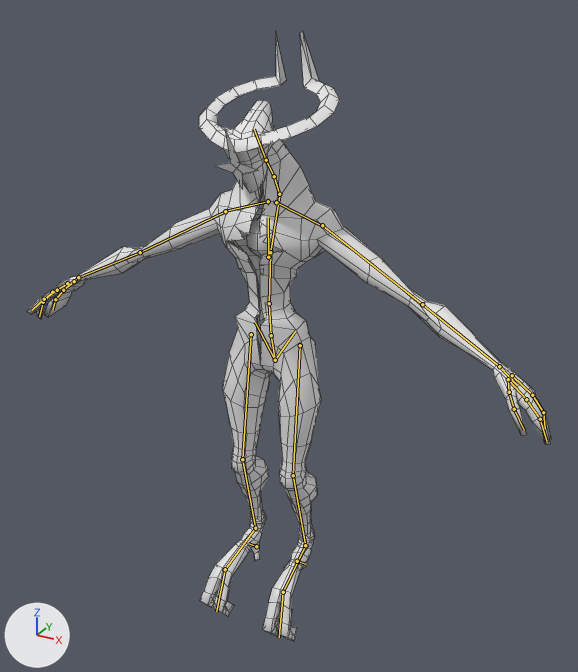
Renders of the Blender file Blender Files/CharacterAssets/StarChild/StarChild_Walker_Rigv1.blend from each side of a commit.
Rendered twice from a 50 mm camera at (2.68, -4.56, 4.46) aimed at (0.19, -0.04, 2.21). Lighting does not change. The marker at lower left points along +X, +Y and +Z. The first picture is the older version. Both versions are drawn at frame 1 of the action 'RigAction'; the numbers are the values there. The bones that bend it are drawn over the model as lines. Mesh edges are drawn as thin lines.

Objects in the first picture: 'StarChild'.
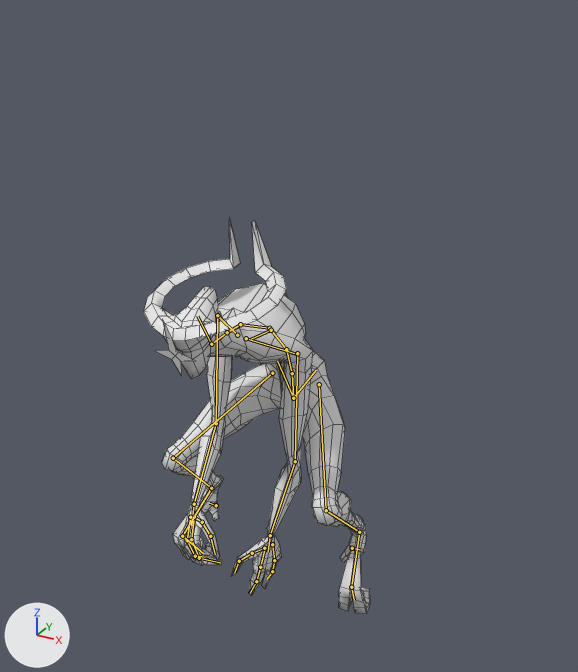
Commit message: StarChild Place Holder Animations

The change in detail:
Bone 'spine' (bone_spine) moves from (0.0, 0.0, 0.0) to (0.0, -0.271, -0.081).
Bone 'spine' (bone_spine) turns from (0, 0, 0) to (-10, 0, 0) degrees about its own x, y and z.
Bone 'spine.001' (bone_spine_001) turns from (0, 0, 0) to (26, 0, 0) degrees about its own x, y and z.
Bone 'spine.002' (bone_spine_002) turns from (0, 0, 0) to (31, 0, 0) degrees about its own x, y and z.
Bone 'spine.003' (bone_spine_003) turns from (0, 0, 0) to (39, -7, -5) degrees about its own x, y and z.
Bone 'spine.004' (bone_spine_004) turns from (0, 0, 0) to (-24, 0, 0) degrees about its own x, y and z.
Bone 'spine.005' (bone_spine_005) turns from (0, 0, 0) to (-2, 0, 0) degrees about its own x, y and z.
Bone 'spine.006' (bone_spine_006) turns from (0, 0, 0) to (-67, 9, -1) degrees about its own x, y and z.
Bone 'shoulder.L' (bone_shoulder_l) turns from (0, 0, 0) to (-12, 2, -6) degrees about its own x, y and z.
Bone 'upper_arm.L' (bone_upper_arm_l) turns from (0, 0, 0) to (78, -17, -30) degrees about its own x, y and z.
Bone 'forearm.L' (bone_forearm_l) turns from (0, 0, 0) to (23, -63, -29) degrees about its own x, y and z.
Bone 'hand.L' (bone_hand_l) turns from (0, 0, 0) to (5, 65, 27) degrees about its own x, y and z.
Bone 'f_index.01.L' (bone_f_index_01_l) turns from (0, 0, 0) to (-2, -6, -1) degrees about its own x, y and z.
Bone 'f_index.02.L' (bone_f_index_02_l) turns from (0, 0, 0) to (-9, -3, 7) degrees about its own x, y and z.
Bone 'thumb.01.L' (bone_thumb_01_l) turns from (0, 0, 0) to (-14, -8, 15) degrees about its own x, y and z.
Bone 'thumb.02.L' (bone_thumb_02_l) turns from (0, 0, 0) to (8, 10, -1) degrees about its own x, y and z.
Bone 'thumb.03.L' (bone_thumb_03_l) turns from (0, 0, 0) to (24, 25, 17) degrees about its own x, y and z.
Bone 'palm.02.L' (bone_palm_02_l) turns from (0, 0, 0) to (-1, 7, -6) degrees about its own x, y and z.
Bone 'f_middle.01.L' (bone_f_middle_01_l) turns from (0, 0, 0) to (-1, -8, -3) degrees about its own x, y and z.
Bone 'f_middle.02.L' (bone_f_middle_02_l) turns from (0, 0, 0) to (-11, -5, 9) degrees about its own x, y and z.
Bone 'shoulder.R' (bone_shoulder_r) turns from (0, 0, 0) to (-13, 0, 0) degrees about its own x, y and z.
Bone 'upper_arm.R' (bone_upper_arm_r) turns from (0, 0, 0) to (92, -2, -7) degrees about its own x, y and z.
Bone 'forearm.R' (bone_forearm_r) turns from (0, 0, 0) to (26, 2, -23) degrees about its own x, y and z.
Bone 'f_index.01.R' (bone_f_index_01_r) turns from (0, 0, 0) to (19, 7, -7) degrees about its own x, y and z.
Bone 'f_index.02.R' (bone_f_index_02_r) turns from (0, 0, 0) to (31, 2, -8) degrees about its own x, y and z.
Bone 'thumb.01.R' (bone_thumb_01_r) turns from (0, 0, 0) to (-19, 13, -12) degrees about its own x, y and z.
Bone 'thumb.02.R' (bone_thumb_02_r) turns from (0, 0, 0) to (20, -3, 12) degrees about its own x, y and z.
Bone 'thumb.03.R' (bone_thumb_03_r) turns from (0, 0, 0) to (17, -7, -11) degrees about its own x, y and z.
Bone 'f_middle.01.R' (bone_f_middle_01_r) turns from (0, 0, 0) to (19, 5, -7) degrees about its own x, y and z.
Bone 'f_middle.02.R' (bone_f_middle_02_r) turns from (0, 0, 0) to (31, 8, -5) degrees about its own x, y and z.
Bone 'ChestOrb' (bone_chestorb) is rescaled from (1.0, 1.0, 1.0) to (0.91, 0.91, 0.91).
Bone 'thigh.L' (bone_thigh_l) turns from (0, 0, 0) to (-34, -15, -20) degrees about its own x, y and z.
Bone 'shin.L' (bone_shin_l) turns from (0, 0, 0) to (76, 4, -3) degrees about its own x, y and z.
Bone 'foot.L' (bone_foot_l) turns from (0, 0, 0) to (-20, -11, 20) degrees about its own x, y and z.
Bone 'toe.L' (bone_toe_l) turns from (0, 0, 0) to (-41, 0, -3) degrees about its own x, y and z.
Bone 'thigh.R' (bone_thigh_r) turns from (0, 0, 0) to (-43, 14, 16) degrees about its own x, y and z.
Bone 'shin.R' (bone_shin_r) turns from (0, 0, 0) to (80, -5, 3) degrees about its own x, y and z.
Bone 'foot.R' (bone_foot_r) turns from (0, 0, 0) to (-6, 13, -21) degrees about its own x, y and z.
Bone 'toe.R' (bone_toe_r) turns from (0, 0, 0) to (-31, 1, -2) degrees about its own x, y and z.

Boxes (x1, y1, x2, y2) around the edits, measured in the pictures (578 x 672 px):
'StarChild', posed (57% narrower, 35% shorter)
    before: (27, 31, 551, 641)
    after: (144, 218, 370, 614)
bone 'spine', root to tip
    before: (275, 360) to (271, 335)
    after: (293, 398) to (292, 373)
bone 'spine.001', root to tip
    before: (271, 335) to (269, 303)
    after: (292, 373) to (286, 349)
bone 'spine.002', root to tip
    before: (269, 303) to (270, 252)
    after: (286, 349) to (269, 328)
bone 'spine.003', root to tip
    before: (270, 252) to (279, 196)
    after: (269, 328) to (241, 324)
bone 'spine.004', root to tip
    before: (279, 194) to (274, 176)
    after: (240, 324) to (227, 332)
bone 'spine.005', root to tip
    before: (274, 176) to (266, 160)
    after: (227, 332) to (211, 344)
bone 'spine.006', root to tip
    before: (266, 160) to (254, 129)
    after: (211, 344) to (197, 316)
bone 'shoulder.L', root to tip
    before: (276, 202) to (321, 225)
    after: (246, 338) to (296, 354)
bone 'upper_arm.L', root to tip
    before: (322, 225) to (422, 304)
    after: (297, 353) to (295, 461)
bone 'forearm.L', root to tip
    before: (422, 304) to (499, 366)
    after: (295, 461) to (270, 535)
bone 'hand.L', root to tip
    before: (499, 366) to (517, 385)
    after: (270, 535) to (268, 552)
bone 'f_index.01.L', root to tip
    before: (526, 399) to (540, 419)
    after: (260, 567) to (256, 581)
bone 'f_index.02.L', root to tip
    before: (540, 419) to (547, 442)
    after: (256, 581) to (250, 593)
bone 'thumb.01.L', root to tip
    before: (508, 379) to (509, 392)
    after: (264, 548) to (252, 553)
bone 'thumb.02.L', root to tip
    before: (509, 392) to (514, 409)
    after: (252, 553) to (239, 561)
bone 'thumb.03.L', root to tip
    before: (514, 409) to (524, 430)
    after: (239, 561) to (234, 573)
bone 'palm.02.L', root to tip
    before: (512, 375) to (532, 395)
    after: (272, 544) to (274, 560)
bone 'f_middle.01.L', root to tip
    before: (532, 395) to (543, 412)
    after: (274, 560) to (272, 571)
bone 'f_middle.02.L', root to tip
    before: (543, 412) to (545, 428)
    after: (272, 571) to (267, 579)
bone 'shoulder.R', root to tip
    before: (268, 201) to (225, 211)
    after: (237, 335) to (218, 316)
bone 'upper_arm.R', root to tip
    before: (225, 211) to (140, 252)
    after: (217, 315) to (216, 423)
bone 'forearm.R', root to tip
    before: (140, 252) to (78, 277)
    after: (216, 423) to (194, 504)
bone 'f_index.01.R', root to tip
    before: (52, 292) to (43, 302)
    after: (191, 539) to (199, 558)
bone 'f_index.02.R', root to tip
    before: (43, 302) to (39, 316)
    after: (199, 558) to (219, 562)
bone 'thumb.01.R', root to tip
    before: (67, 283) to (57, 290)
    after: (194, 517) to (202, 522)
bone 'thumb.02.R', root to tip
    before: (57, 290) to (44, 299)
    after: (202, 522) to (210, 536)
bone 'thumb.03.R', root to tip
    before: (44, 299) to (32, 310)
    after: (210, 536) to (215, 554)
bone 'f_middle.01.R', root to tip
    before: (63, 290) to (55, 299)
    after: (187, 540) to (195, 556)
bone 'f_middle.02.R', root to tip
    before: (55, 299) to (52, 310)
    after: (195, 556) to (208, 557)
bone 'ChestOrb', root to tip
    before: (268, 257) to (268, 218)
    after: (271, 330) to (251, 339)
bone 'thigh.L', root to tip
    before: (300, 345) to (293, 475)
    after: (319, 384) to (326, 510)
bone 'shin.L', root to tip
    before: (293, 475) to (305, 545)
    after: (326, 510) to (359, 532)
bone 'foot.L', root to tip
    before: (305, 545) to (283, 592)
    after: (359, 532) to (351, 587)
bone 'toe.L', root to tip
    before: (283, 592) to (279, 637)
    after: (351, 587) to (354, 600)
bone 'thigh.R', root to tip
    before: (251, 334) to (242, 459)
    after: (272, 373) to (173, 458)
bone 'shin.R', root to tip
    before: (242, 459) to (255, 528)
    after: (173, 458) to (211, 488)
bone 'foot.R', root to tip
    before: (255, 528) to (225, 569)
    after: (211, 488) to (182, 536)
bone 'toe.R', root to tip
    before: (225, 569) to (216, 611)
    after: (182, 536) to (203, 553)
